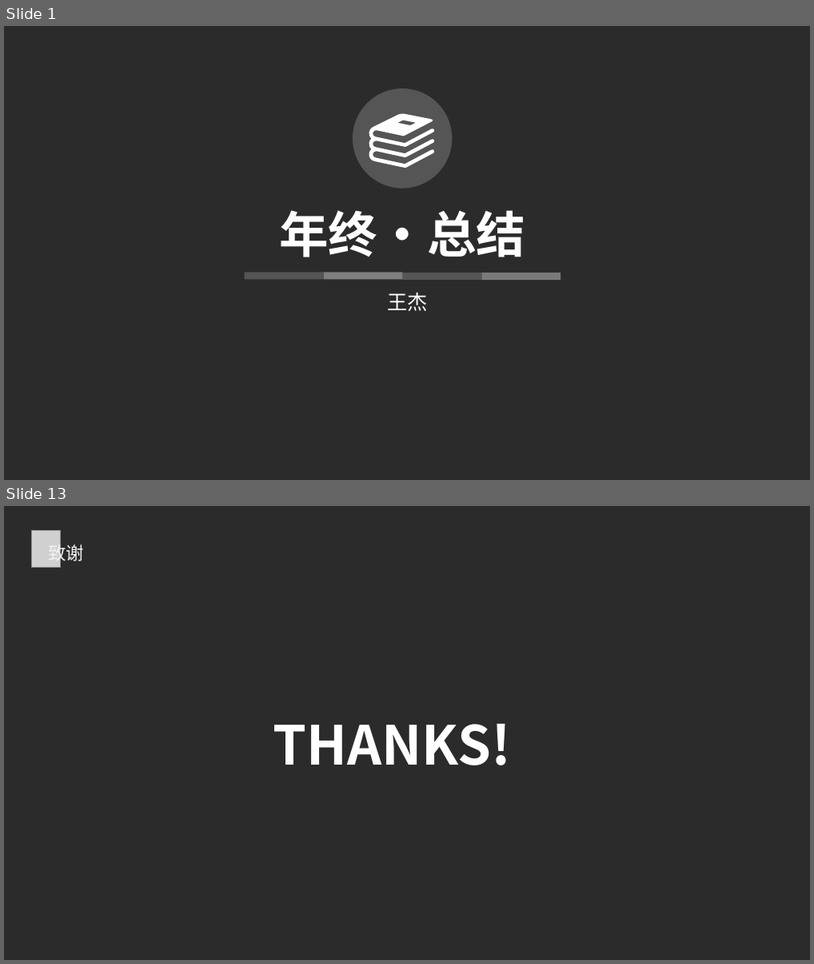
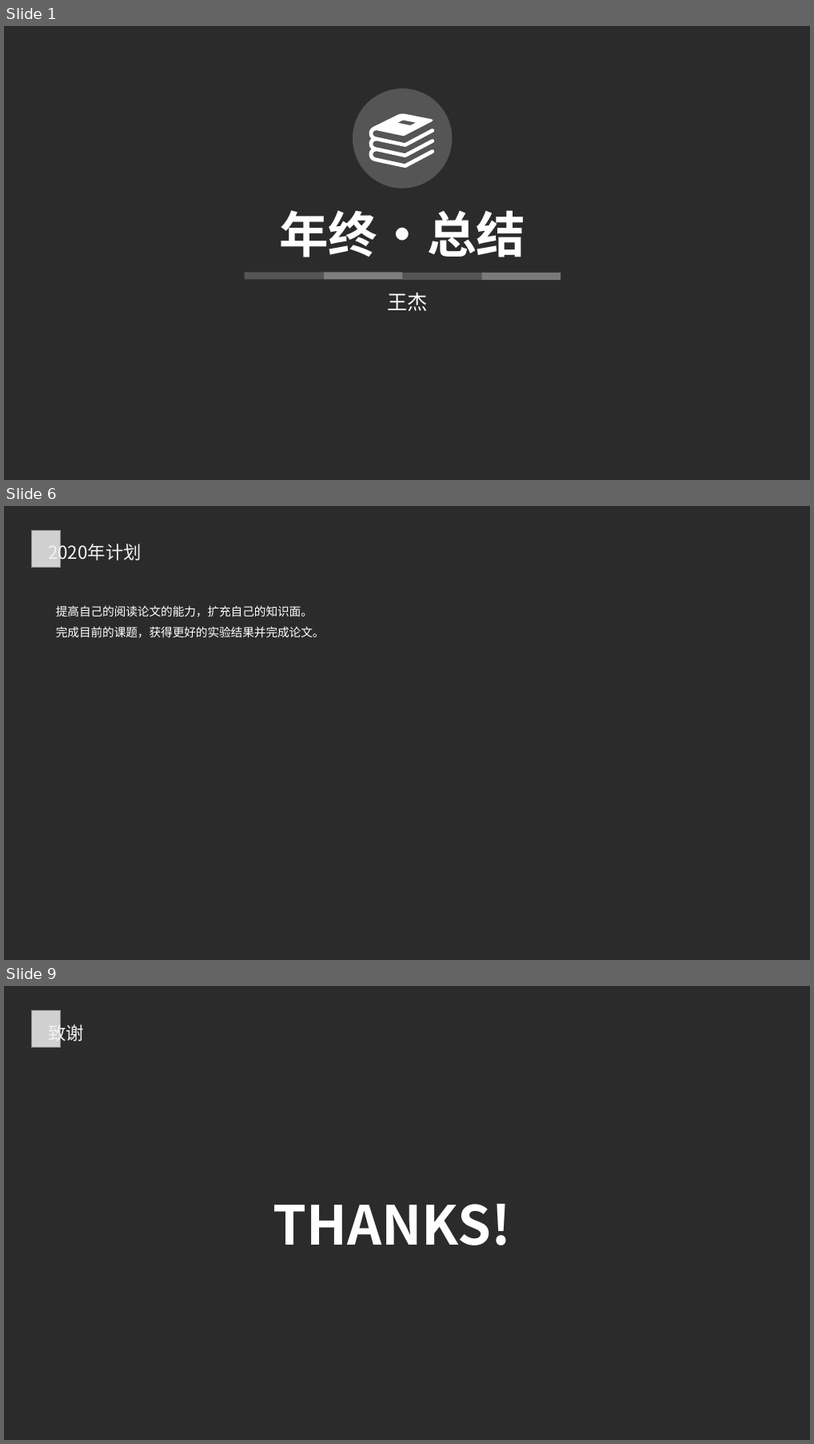
Before and after one commit to windright/ml_refer, a slide deck: 202001/年终总结.pptx. Shown one above the other, each under a label of ours: slides 1 and 13 before the commit, slides 1, 6 and 9 after it; the slides between them are not shown. The pictures are 814x964 and 814x1444 pixels, drawn with LibreOffice and Linux fonts; fonts in the diff are those of the drawing; grey boxes stand for pictures; background and template pictures are left out; a plain dark background stands for a picture behind light text. Boxes give left, top, right and bottom in pixels: in the first picture for what was removed or moved away, otherwise in the second. Text is boxed around its words. In the diff, an @@ line names an element or a change of style, - is before the commit and + after.

```diff
--- a/202001/年终总结.pptx
+++ b/202001/年终总结.pptx
@@ slide 6 added at box(4, 506, 810, 960), background picture (left out) @@
@@ picture added at box(31, 530, 61, 567) @@
@@ text added at box(48, 541, 142, 564), 16 pt, text #F2F2F2 @@
+2020年计划
@@ text added at box(56, 605, 325, 638), 10.5 pt, text #FFFFFF @@
+提高自己的阅读论文的能力，扩充自己的知识面。
+完成目前的课题，获得更好的实验结果并完成论文。
@@ what was slide 13 is now slide 9 @@
```
Also in this commit, not shown: 2 slides changed, 4 other slides added, 9 slides removed.
